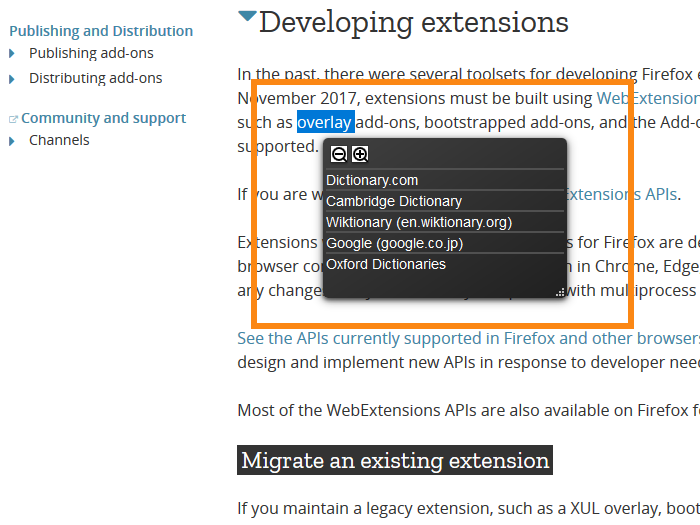
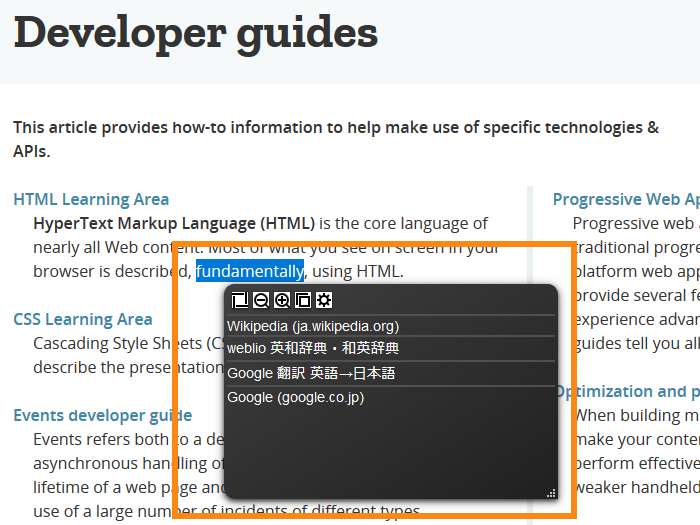
Before/after of a 700 × 525 layered artwork. What changed in the layer stack:
removed layer "レイヤー #1" over 251, 79, 634, 329
removed layer "貼り付けられたレイヤー" over 0, 0, 700, 525
painted on "レイヤー" over 172, 241, 577, 519
painted on "背景" over 0, 0, 700, 525
